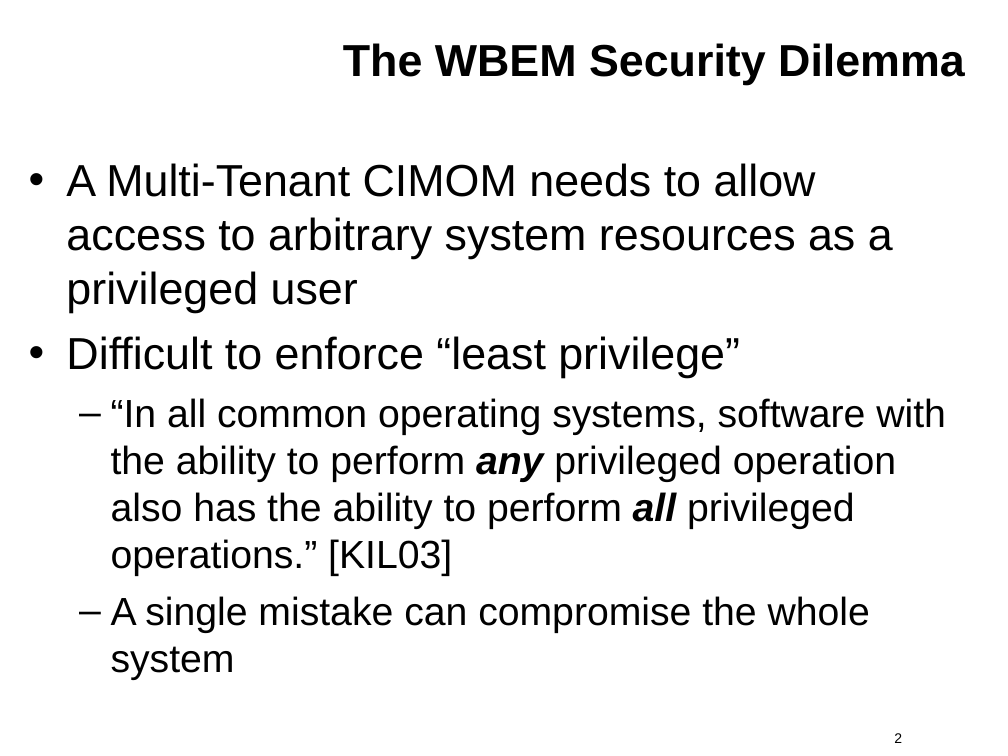
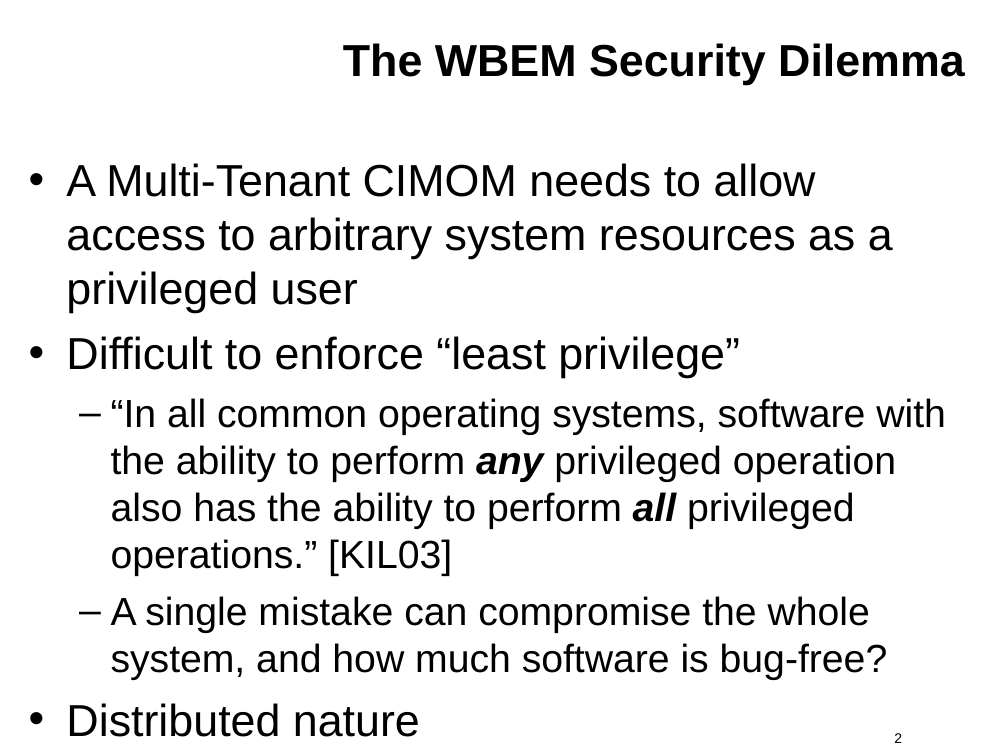
Before and after one commit to kkaempf/openwbem, a slide deck: slide 2 of doc/MDC-06-Security.odp. Drawn at 1008x756 pixels with LibreOffice and Linux fonts; fonts in the diff are those of the drawing; background and template pictures are left out. Boxes give left, top, right and bottom in pixels: in the first picture for what was removed or moved away, otherwise in the second. Text is boxed around its words. In the diff, an @@ line names an element or a change of style, - is before the commit and + after.

```diff
--- a/doc/MDC-06-Security.odp
+++ b/doc/MDC-06-Security.odp
@@ text at box(66, 596, 888, 737): text changed @@
-  – A single mistake can compromise the whole system
+  – A single mistake can compromise the whole system, and how much software is bug-free?
+• Distributed nature
```
Also in this commit, not shown: 5 other slides changed, 3 slides added.
